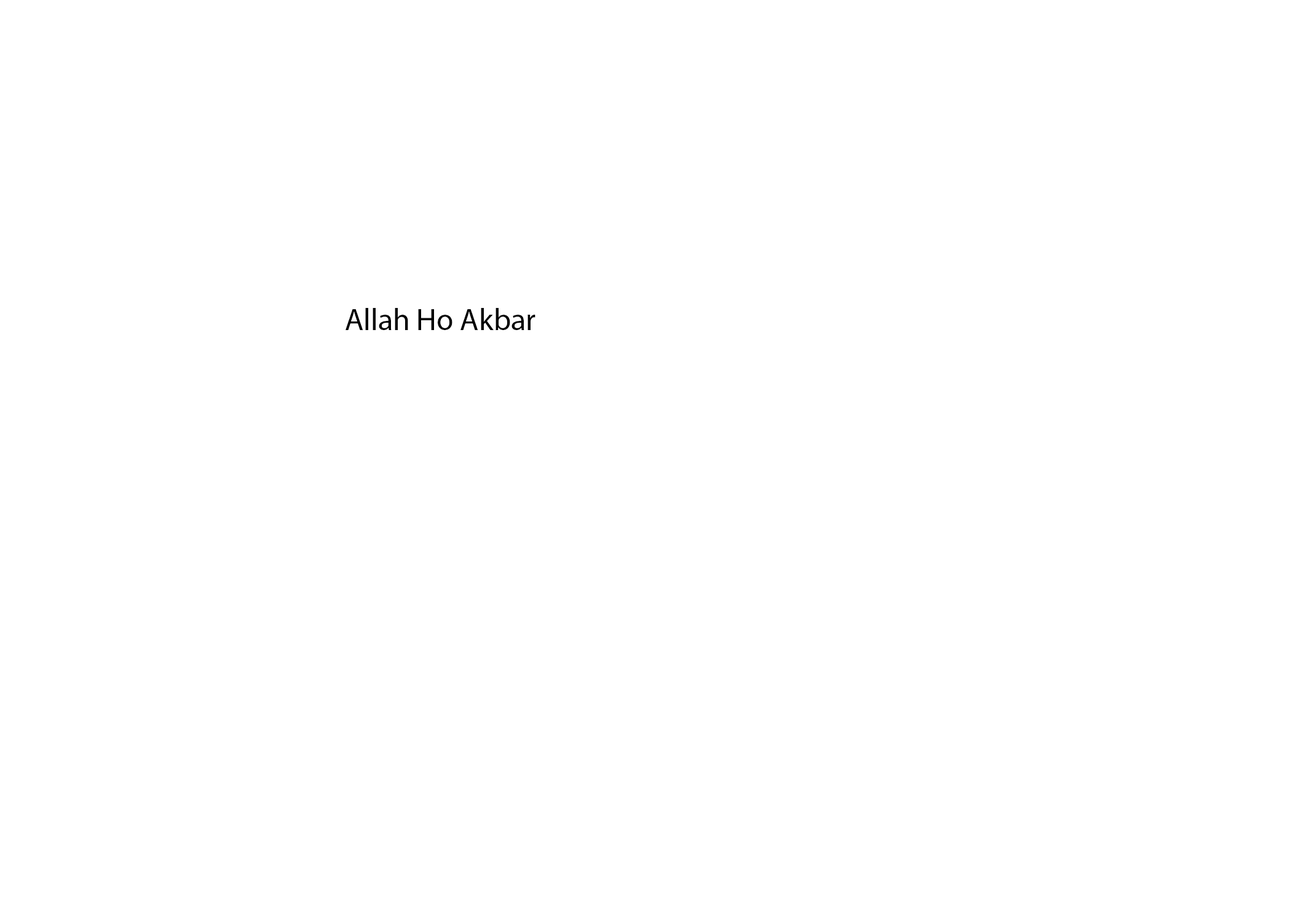
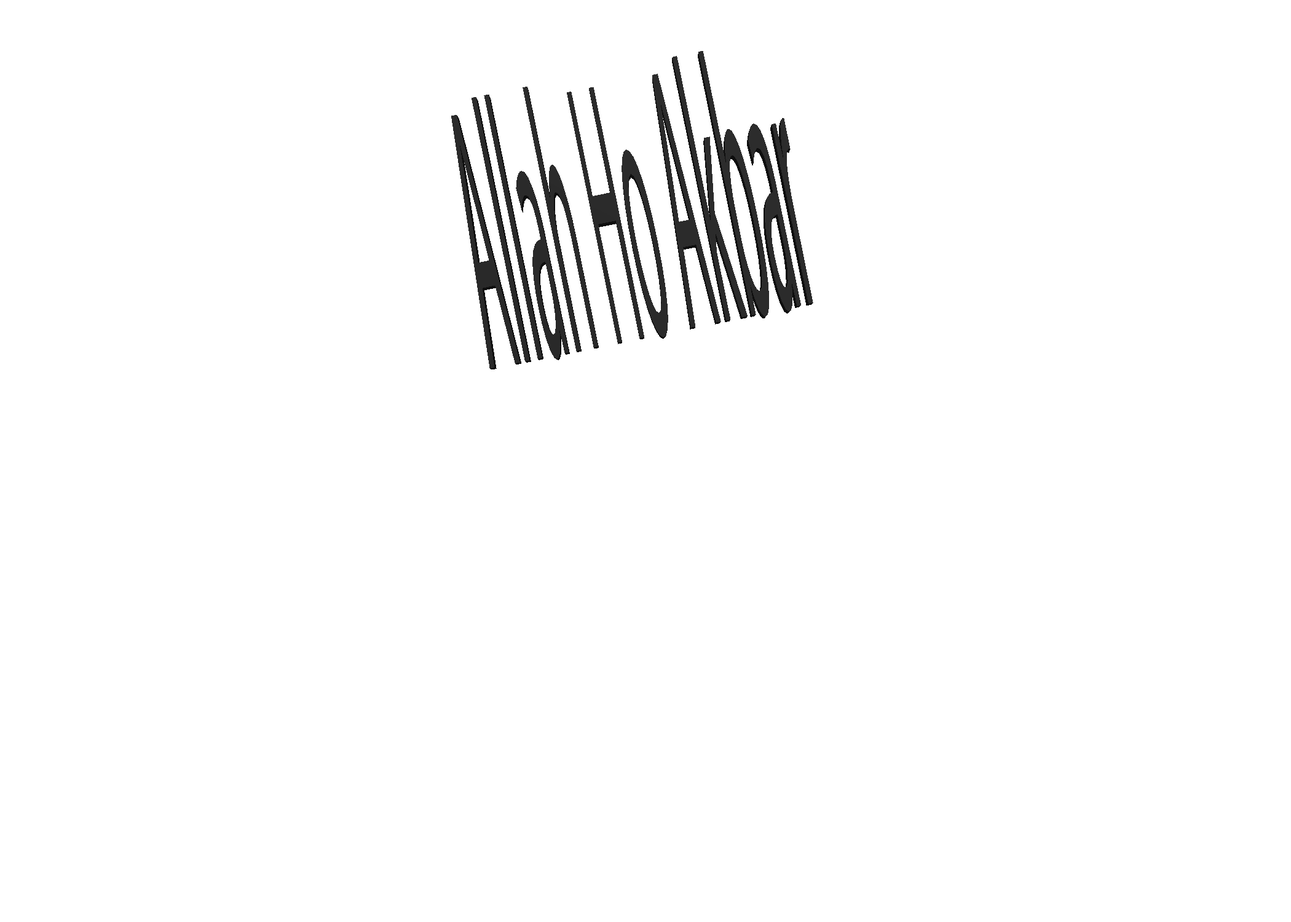
Revision of a layered 1291×922 image; what changed, layer by layer:
painted on "Allah Ho Akbar" over [left=345, top=51, right=814, bottom=370]
